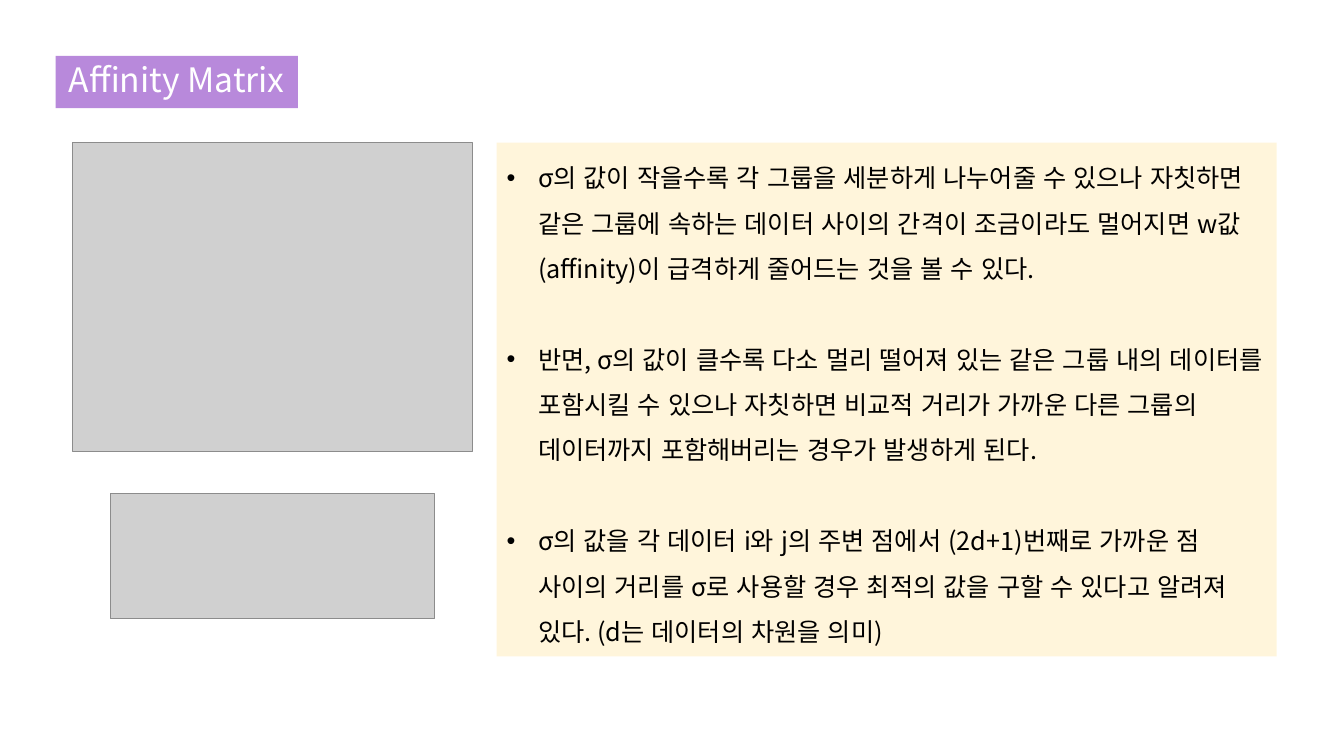
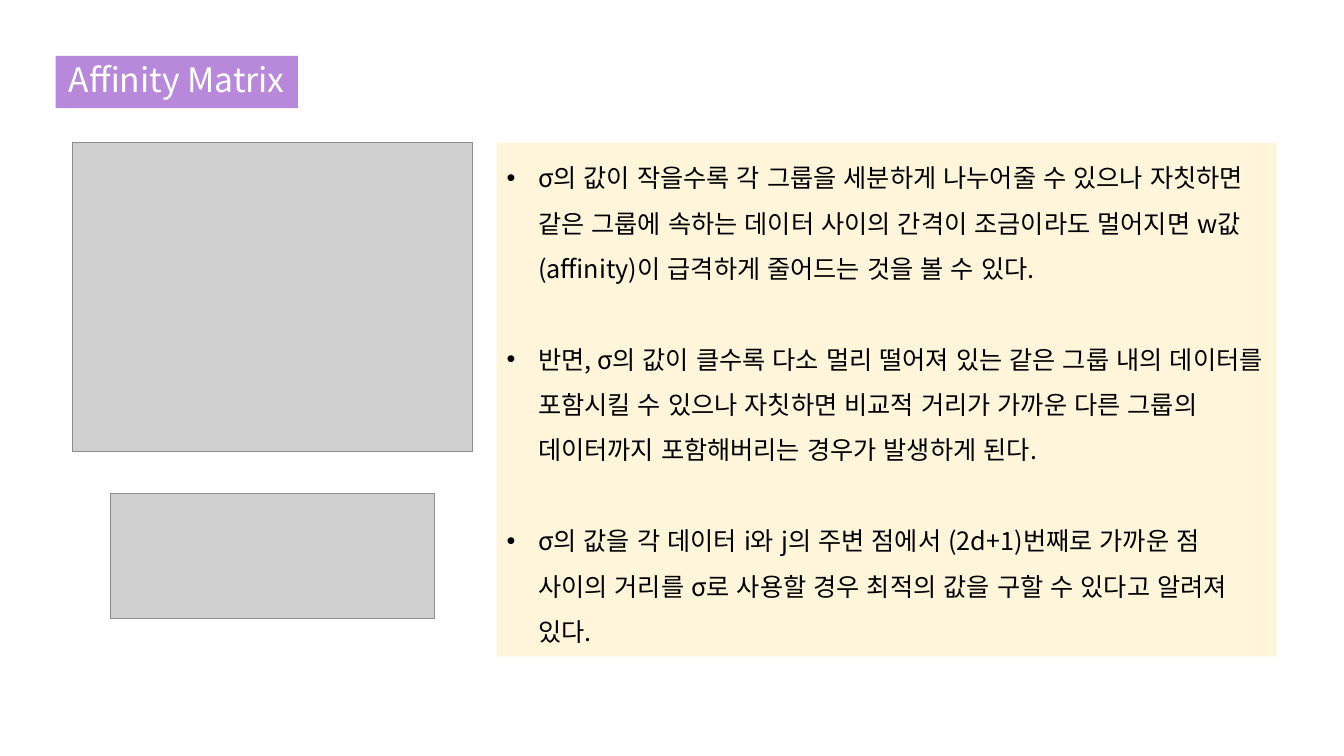
Before and after one commit to Blockhead4/Python-Project, a slide deck: slide 5 of Purrsong/Spectral Clustering_190822.pptx. Drawn at 1344x756 pixels with LibreOffice and Linux fonts; fonts in the diff are those of the drawing; grey boxes stand for pictures. Boxes give left, top, right and bottom in pixels: in the first picture for what was removed or moved away, otherwise in the second. Text is boxed around its words. In the diff, an @@ line names an element or a change of style, - is before the commit and + after.

```diff
--- a/Purrsong/Spectral Clustering_190822.pptx
+++ b/Purrsong/Spectral Clustering_190822.pptx
@@ text in rectangle at (538,529,1227,643): text changed @@
-• σ의 값을 각 데이터 i와 j의 주변 점에서 (2d+1)번째로 가까운 점 사이의 거리를 σ로 사용할 경우 최적의 값을 구할 수 있다고 알려져 있다. (d는 데이터의 차원을 의미)
+• σ의 값을 각 데이터 i와 j의 주변 점에서 (2d+1)번째로 가까운 점 사이의 거리를 σ로 사용할 경우 최적의 값을 구할 수 있다고 알려져 있다.
```
Also in this commit, not shown: 1 other slide changed, 1 other file.
